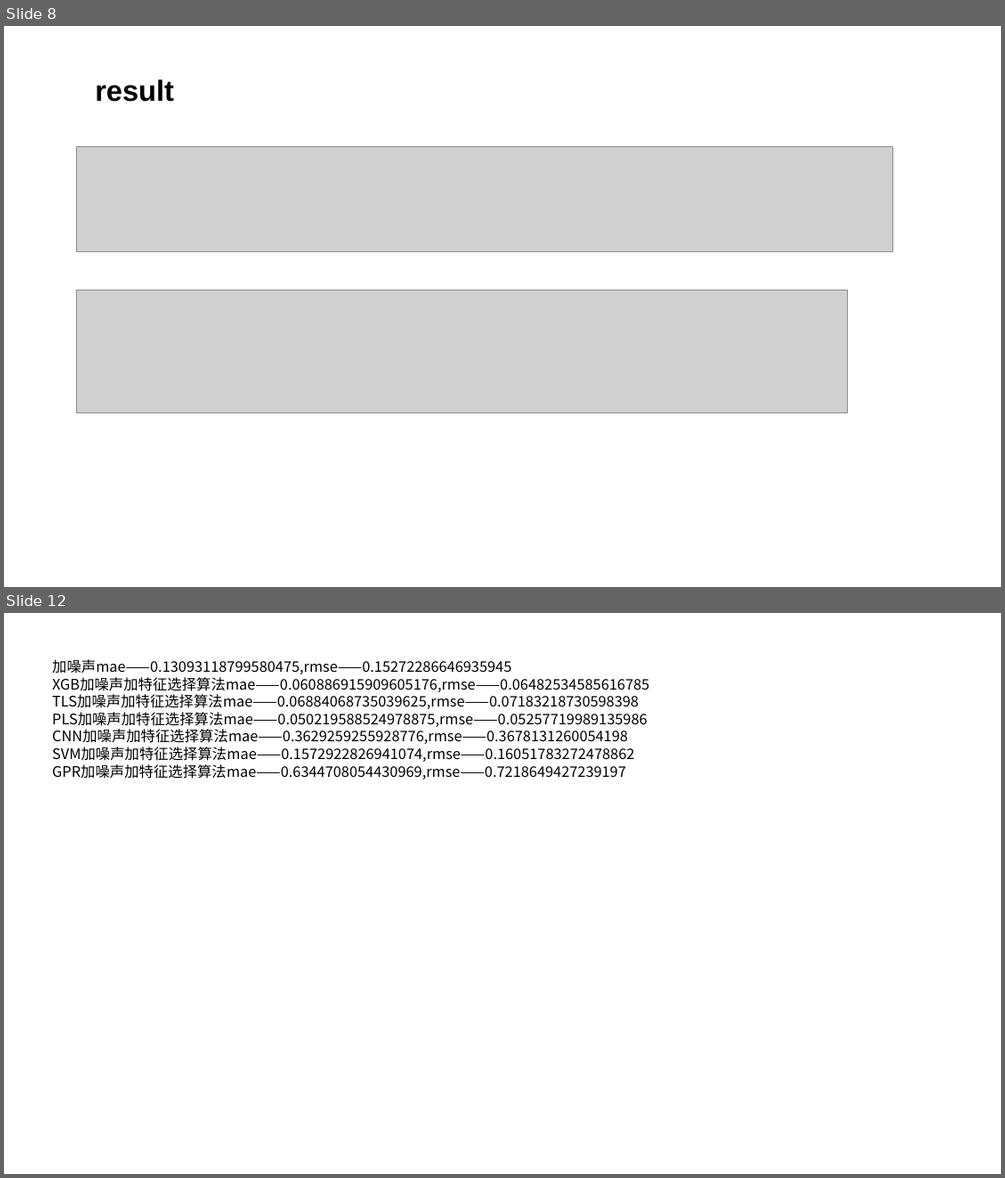
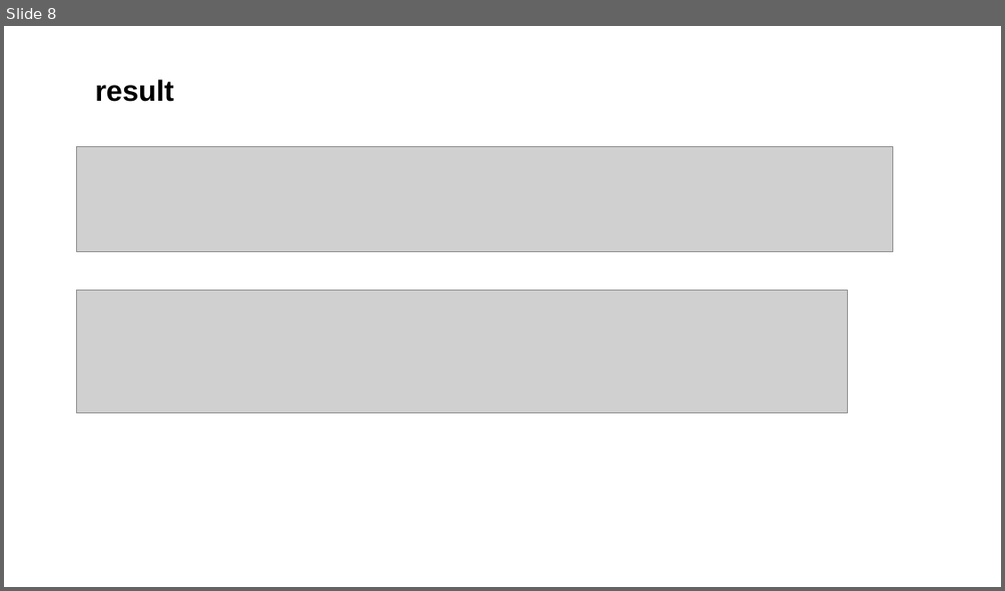
Before and after one commit to lucking666/sys, a slide deck: 卢老师论文汇报/1213汇报.pptx. Shown one above the other, each under a label of ours: slides 8 and 12 before the commit, slide 8 after it; the slides between them are not shown. The pictures are 1005x1178 and 1005x591 pixels, drawn with LibreOffice and Linux fonts; fonts in the diff are those of the drawing; grey boxes stand for pictures. Boxes give left, top, right and bottom in pixels: in the first picture for what was removed or moved away, otherwise in the second. Text is boxed around its words. In the diff, an @@ line names an element or a change of style, - is before the commit and + after.

```diff
--- a/卢老师论文汇报/1213汇报.pptx
+++ b/卢老师论文汇报/1213汇报.pptx
@@ slide 12 removed at (4, 613, 1001, 1174), background #FFFFFF @@
@@ text removed at (52, 659, 649, 779) @@
-加噪声mae——0.13093118799580475,rmse——0.15272286646935945
-XGB加噪声加特征选择算法mae——0.060886915909605176,rmse——0.06482534585616785
-TLS加噪声加特征选择算法mae——0.06884068735039625,rmse——0.07183218730598398
-PLS加噪声加特征选择算法mae——0.050219588524978875,rmse——0.05257719989135986
-CNN加噪声加特征选择算法mae——0.3629259255928776,rmse——0.3678131260054198
-SVM加噪声加特征选择算法mae——0.1572922826941074,rmse——0.16051783272478862
-GPR加噪声加特征选择算法mae——0.6344708054430969,rmse——0.7218649427239197
```
Also in this commit, not shown: 1 slide changed, 1 slide added, 2 other slides removed, 6 other files.
